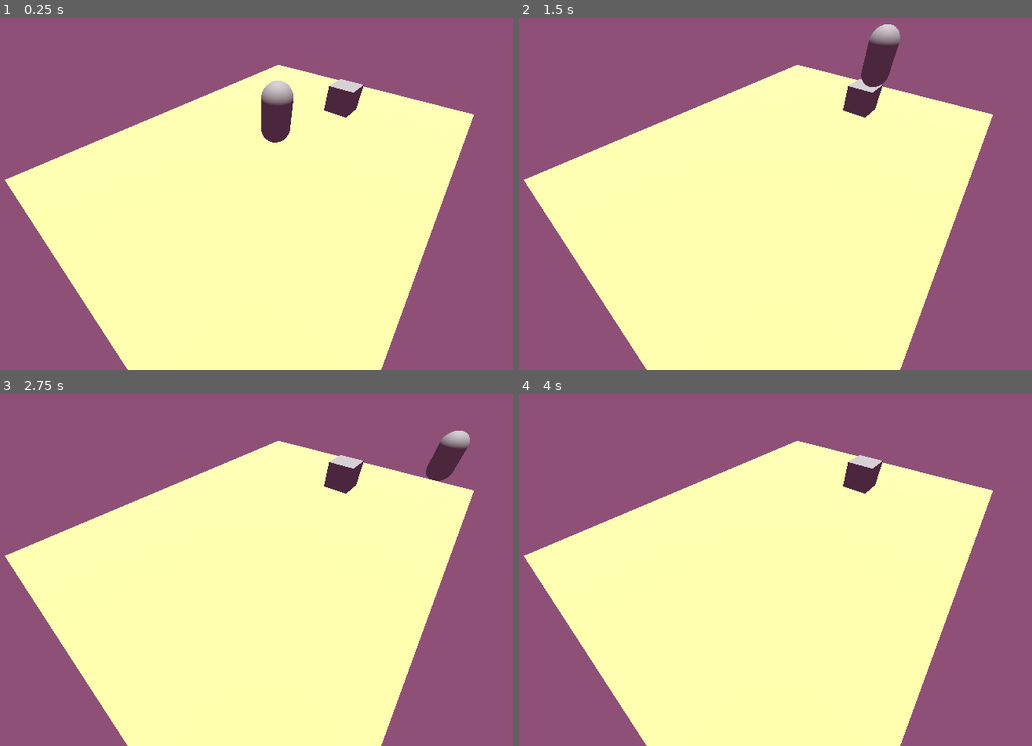
Above: before the commit, frames 1-4 (two rows, left to right).
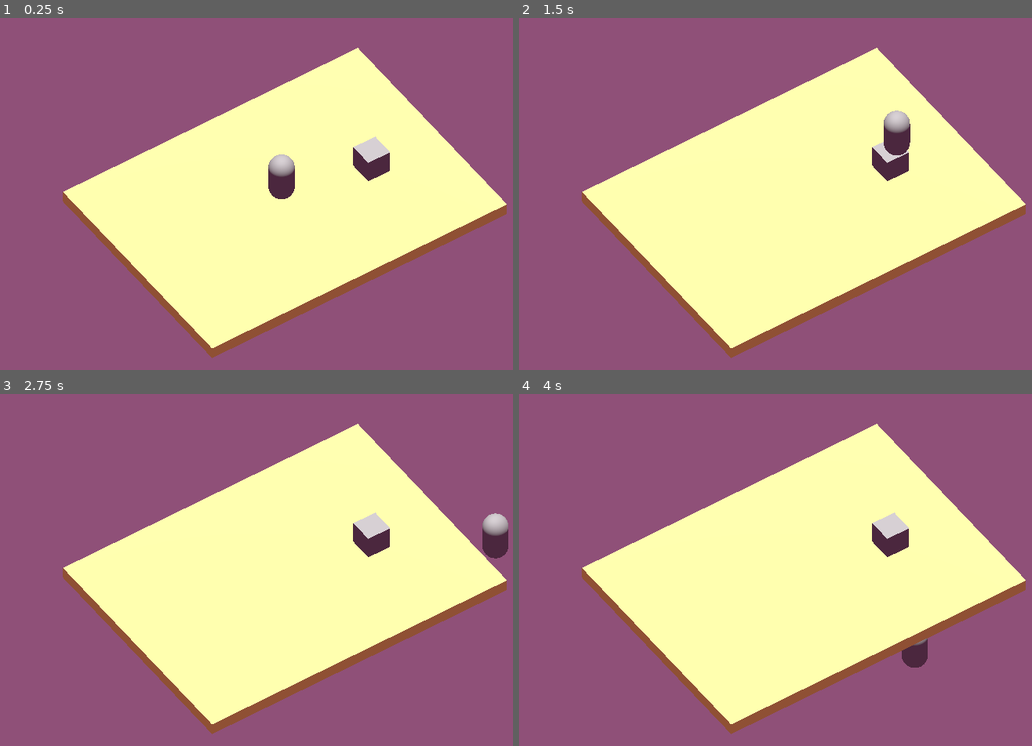
Above: after the commit, the same moments.

Repository: beatrizloyola/exit-game
Game: Godot game, scene res://scenes/CenaTeste.tscn
Same seed, same stepped clock (60 frames per second), same inputs: the game is played once before the commit and once after it. Before the commit the project starts from res://CenaTeste.tscn.
Inputs (mouse positions are in pixels of both pictures, inside the frame that each line leads up to):
- Up to frame 1 (0.25 s): no input
- Up to frame 2 (1.5 s): tap Enter (ui_accept) at 0.5, 0.77 s; move the mouse to (914, 176) at 0.52 s; hold Right (ui_right) 0.53-1.28 s; tap Tab (dica) at 0.6, 1.35 s; click (914, 176) at 0.67 s; move the mouse to (652, 211) at 1.27 s; hold Down (ui_down) from 1.28 s (still down)
- Up to frame 3 (2.75 s): tap Enter (ui_accept) at 1.52 s; move the mouse to (323, 492) at 2.02 s; release Down (ui_down) at 2.03 s; hold Right (ui_right) from 2.03 s (still down); tap Tab (dica) at 2.1 s
- Up to frame 4 (4 s): move the mouse to (744, 640) at 2.77 s; release Right (ui_right) at 2.78 s; hold Up (ui_up) 2.78-3.53 s; tap Tab (dica) at 2.85, 3.6 s; click (744, 640) at 2.92 s; tap Enter (ui_accept) at 3.02, 3.77 s; move the mouse to (965, 622) at 3.52 s; hold Left (ui_left) from 3.53 s (still down)

The runs differ from the first frame. In frame 1, 26% of the frame differs, in the area x 0-99%, y 8-100%; in frame 2, 25%; in frame 3, 26%; in frame 4, 24%.

Commit message:
Organiza em pastas + Porta + Coleta de perto

Diff:
--- a/CenaTeste.tscn
+++ b/scenes/CenaTeste.tscn
@@ -1,9 +1,9 @@
 [gd_scene format=3 uid="uid://4n0ujh5065g2"]
 
-[ext_resource type="Script" uid="uid://iy5n34myd78d" path="res://player.gd" id="1_6q757"]
-[ext_resource type="Script" uid="uid://dqu2n6ivi3vht" path="res://cena_teste.gd" id="1_bp36y"]
-[ext_resource type="Script" uid="uid://ctcvjhtx30odn" path="res://collectable.gd" id="2_aocww"]
-[ext_resource type="Texture2D" uid="uid://clvxdqvkkauxp" path="res://Wallpaper.jpg" id="4_36q4r"]
+[ext_resource type="Script" uid="uid://iy5n34myd78d" path="res://scripts/player.gd" id="1_6q757"]
+[ext_resource type="Script" uid="uid://dqu2n6ivi3vht" path="res://scripts/cena_teste.gd" id="1_bp36y"]
+[ext_resource type="Script" uid="uid://ctcvjhtx30odn" path="res://scripts/collectable.gd" id="2_aocww"]
+[ext_resource type="Texture2D" uid="uid://clvxdqvkkauxp" path="res://assets/Wallpaper.jpg" id="4_36q4r"]
 
 [sub_resource type="StandardMaterial3D" id="StandardMaterial3D_bp36y"]
 albedo_color = Color(1, 1, 0.46666667, 1)
@@ -47,8 +47,10 @@
 shape = SubResource("ConcavePolygonShape3D_bp36y")
 
 [node name="Camera3D" type="Camera3D" parent="." unique_id=1668815014]
-transform = Transform3D(0.63781387, 0.5516609, -0.5374605, 0, 0.69782794, 0.71626544, 0.7701906, -0.45684403, 0.4450843, -5.8500643, 5.4633174, 4.08563)
+transform = Transform3D(0.8259605, 0.40377888, -0.3933851, 0, 0.69782794, 0.7162655, 0.563728, -0.59160703, 0.5763783, -7.563016, 13.450439, 9.530577)
+projection = 1
 current = true
+size = 13.308
 
 [node name="Player" type="CharacterBody3D" parent="." unique_id=1751686325 groups=["Player"]]
 transform = Transform3D(1, 0, 0, 0, 1, 0, 0, 0, 1, 0, 2, 0)
Renamed: Wallpaper.jpg -> assets/Wallpaper.jpg
Not shown, changed: assets/Wallpaper.jpg.import
Binary file added: assets/low-poly_door.glb
Not shown, added: assets/low-poly_door.glb.import
Binary file added: assets/low-poly_door_0.jpg
Not shown, added: assets/low-poly_door_0.jpg.import
Binary file added: assets/low-poly_door_1.png
Not shown, added: assets/low-poly_door_1.png.import
Renamed: cena_teste.gd -> scripts/cena_teste.gd
Renamed: cena_teste.gd.uid -> scripts/cena_teste.gd.uid
Renamed: collectable.gd -> scripts/collectable.gd
Renamed: collectable.gd.uid -> scripts/collectable.gd.uid
(and 2 more such lines)
